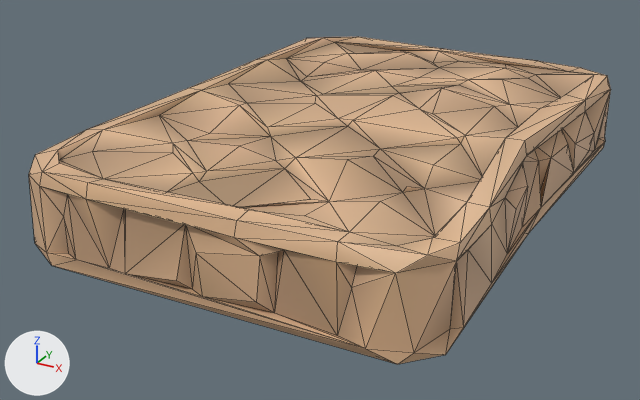
One commit to the glTF model public/models/prop_mattress.glb: the scene before it, then after it.
One viewpoint serves both versions: a 50 mm camera at (1.32, -2.67, 1.25) aimed at (-0.08, -0.13, -0.02). The axes (+X, +Y, +Z) are drawn at lower left. The lights are the same throughout. The older version comes first. Mesh edges are drawn as thin lines.
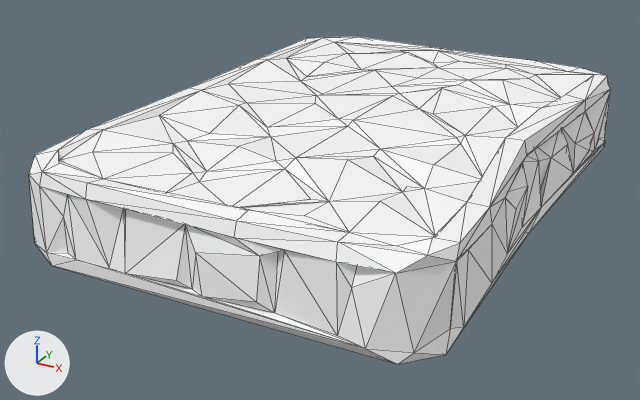
What differs and where, as boxes [x1, y1, x2, y2] in the pictures (640 x 400 px):
```json
{"object": "Mesh_0", "change": "recoloured", "before": [29, 37, 611, 364], "after": [29, 37, 611, 364], "on screen": "lighter"}
```

Edits to the scene script, one JSON object a line:
```json
{"block": "mat_material_0", "where": "n0 = _N.new('ShaderNodeBsdfPrincipled'); n0.name = 'Principled BSDF'"}
{"op": "add", "block": "mat_material_0", "code": "n0.inputs[0].default_value = (1.0, 1.0, 1.0, 1.0)  # 'Base Color', white #ffffff"}
{"op": "remove", "block": "mat_material_0", "code": "n2 = _N.new('ShaderNodeVertexColor'); n2.name = 'Color Attribute'"}
{"op": "remove", "block": "mat_material_0", "code": "_L.new(n2.outputs[0], n0.inputs[0])  # 'Color' to 'Base Color'"}
```
